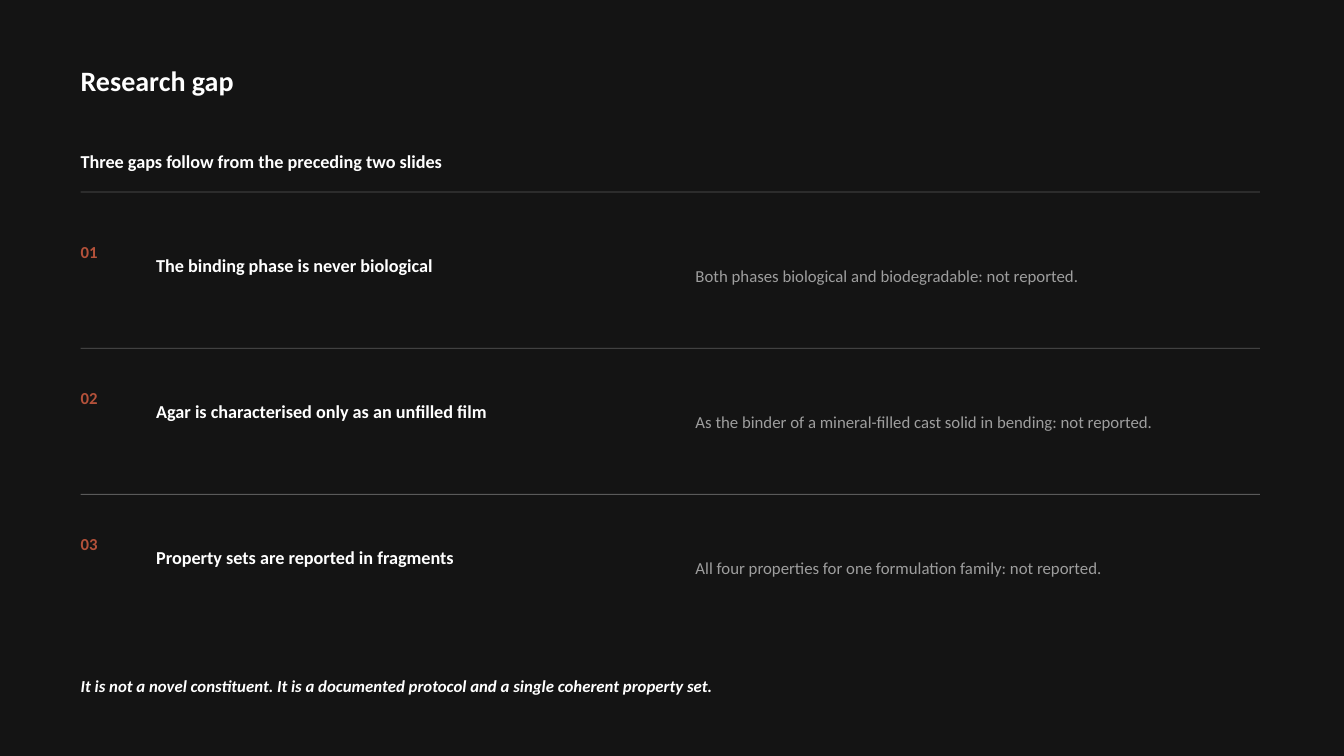
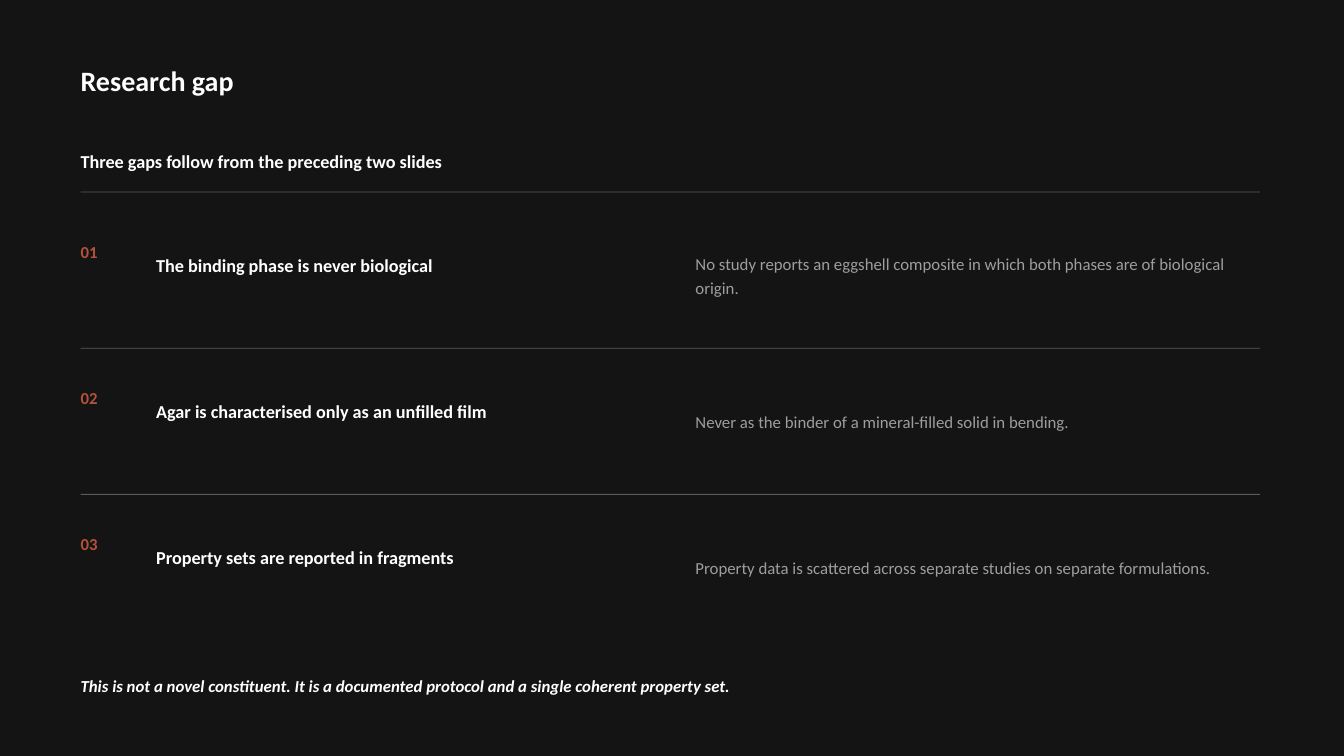
Before and after one commit to bunal91/sanat-ve-mekan, a slide deck: slide 4 of konferans-bildirisi/06-sunum/ICSMMEP26_Presentation_Unal.pptx (slide 5 before the commit). Drawn at 1344x756 pixels with LibreOffice and Linux fonts; fonts in the diff are those of the drawing. Boxes give left, top, right and bottom in pixels: in the first picture for what was removed or moved away, otherwise in the second. Text is boxed around its words. In the diff, an @@ line names an element or a change of style, - is before the commit and + after.

```diff
--- a/konferans-bildirisi/06-sunum/ICSMMEP26_Presentation_Unal.pptx
+++ b/konferans-bildirisi/06-sunum/ICSMMEP26_Presentation_Unal.pptx
@@ text at (695, 258, 1224, 297): text changed @@
-Both phases biological and biodegradable: not reported.
+No study reports an eggshell composite in which both phases are of biological origin.
@@ text at (695, 416, 1069, 431): text changed @@
-As the binder of a mineral-filled cast solid in bending: not reported.
+Never as the binder of a mineral-filled solid in bending.
@@ text at (695, 562, 1210, 577): text changed @@
-All four properties for one formulation family: not reported.
+Property data is scattered across separate studies on separate formulations.
@@ text at (81, 680, 730, 695): text changed @@
-It is not a novel constituent. It is a documented protocol and a single coherent property set.
+This is not a novel constituent. It is a documented protocol and a single coherent property set.
```
Also in this commit, not shown: 23 other slides changed, 1 slide removed, 5 other files.
